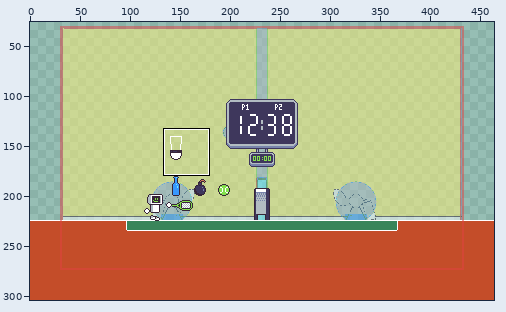
Pixel-art file, stored at assets/concept.aseprite. Above, an overview of the earlier version with the close-up marked.
Close-up. The starting point:
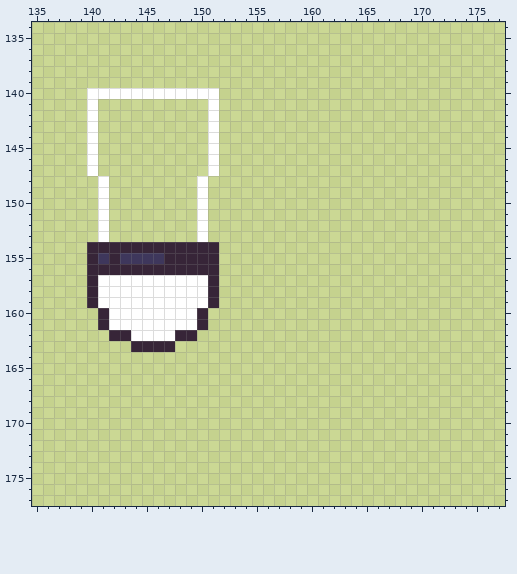
464x304 pixels, 1 frame. Shown: x 135..177, y 134..177. The wide view leaves out empty margins.
New version:
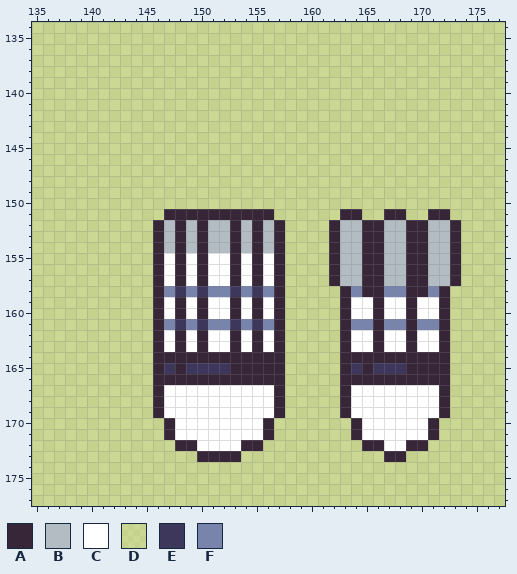
Palette (. is transparent): A #372538  B #b2bcc2  C #ffffff  D #fff27580  E #3e375c  F #7884ab
Changes in this commit:
Changed rows in their new state; - is an unchanged pixel.
Layer "peteca":
first column x 140:
140 DDDDDDDDDDDD----------------------
141 D----------D----------------------
142 D----------D----------------------
143 D----------D----------------------
144 D----------D----------------------
145 D----------D----------------------
146 D----------D----------------------
147 D----------D----------------------
148 -D--------D-----------------------
149 -D--------D-----------------------
150 -D--------D-----------------------
151 -D-----AAAAAAAAAA------AA--AA--AA-
152 -D----ABABABBABABA----ABBAABBAABBA
153 -D----ABABABBABABA----ABBAABBAABBA
154 DDDDDD-B-B-BBABABA----ABBAABBAABBA
155 DDDDDDAC-C-CCACACA----ABBAABBAABBA
156 DDDDDD-C-C-CCACACA----ABBAABBAABBA
157 DDDDDDA-A-ACCACACA----ABBAABBAABBA
158 DDDDDDAFEFEFFEFEFA-----AFAAFFAAFA-
159 DDDDDDA-A-ACCACACA-----ACCACCACCA-
160 -DDDDDA-A--CCACACA-----ACCACCACCA-
161 -DDDDDAFEFEFFEFEFA-----AFFAFFAFFA-
162 --DDDDA--CACCACACA-----ACCACCACCA-
163 ----DD-CACACCACACA-----ACCACCACCA-
164 ------AAAAAAAAAAAA-----AAAAAAAAAA-
165 ------AEAEEEEAAAAA-----AEAEEEAAAA-
166 ------AAAAAAAAAAAA-----AAAAAAAAAA-
167 ------ACCCCCCCCCCA-----ACCCCCCCCA-
168 ------ACCCCCCCCCCA-----ACCCCCCCCA-
169 ------ACCCCCCCCCCA-----ACCCCCCCCA-
170 -------ACCCCCCCCA-------ACCCCCCA--
171 -------ACCCCCCCCA-------ACCCCCCA--
172 --------AACCCCAA---------AACCAA---
173 ----------AAAA-------------AA-----
